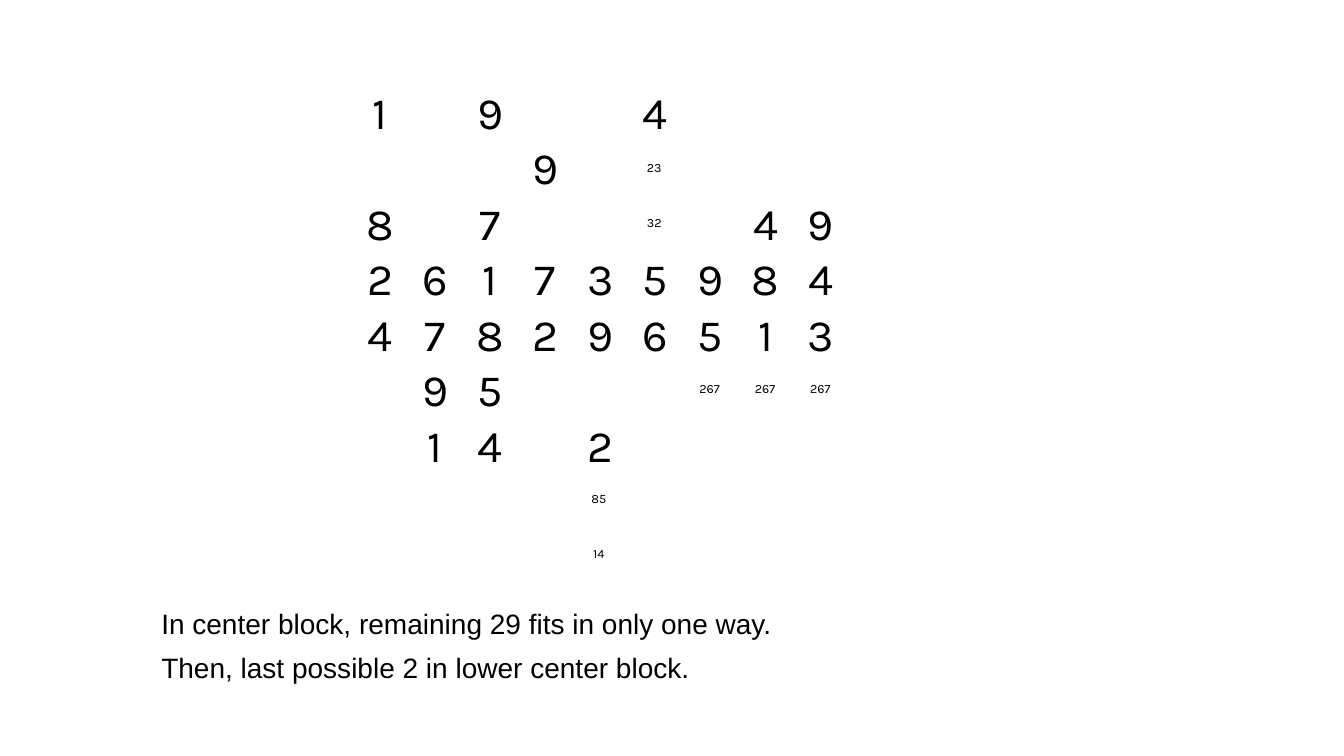
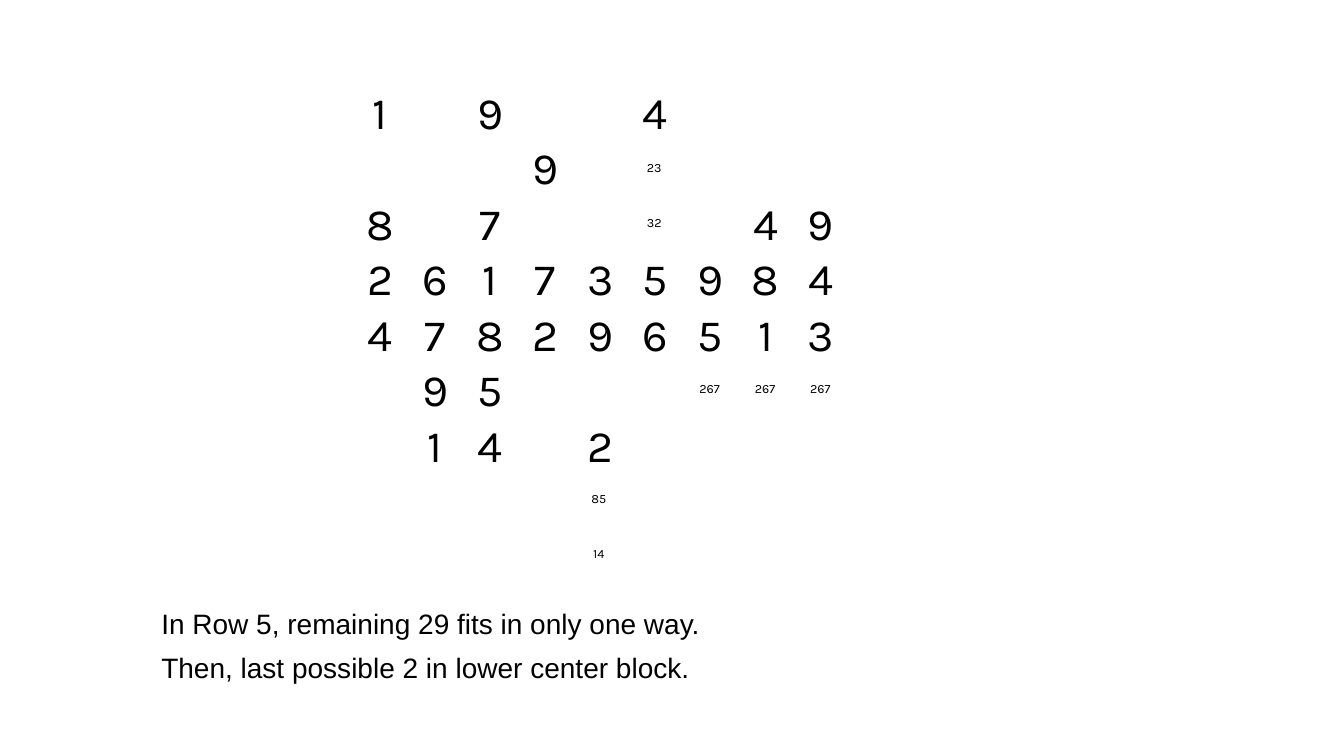
Before and after one commit to jhardis/WSJ_Number_Puzzles, a slide deck: slide 34 of 20260822_2.pptx. Drawn at 1344x756 pixels with LibreOffice and Linux fonts; fonts in the diff are those of the drawing; background and template pictures are left out. Boxes give left, top, right and bottom in pixels: in the first picture for what was removed or moved away, otherwise in the second. Text is boxed around its words. In the diff, an @@ line names an element or a change of style, - is before the commit and + after.

```diff
--- a/20260822_2.pptx
+++ b/20260822_2.pptx
@@ text at box(161, 613, 700, 639): text changed @@
-In center block, remaining 29 fits in only one way.
+In Row 5, remaining 29 fits in only one way.
```
Also in this commit, not shown: 5 other slides changed.
